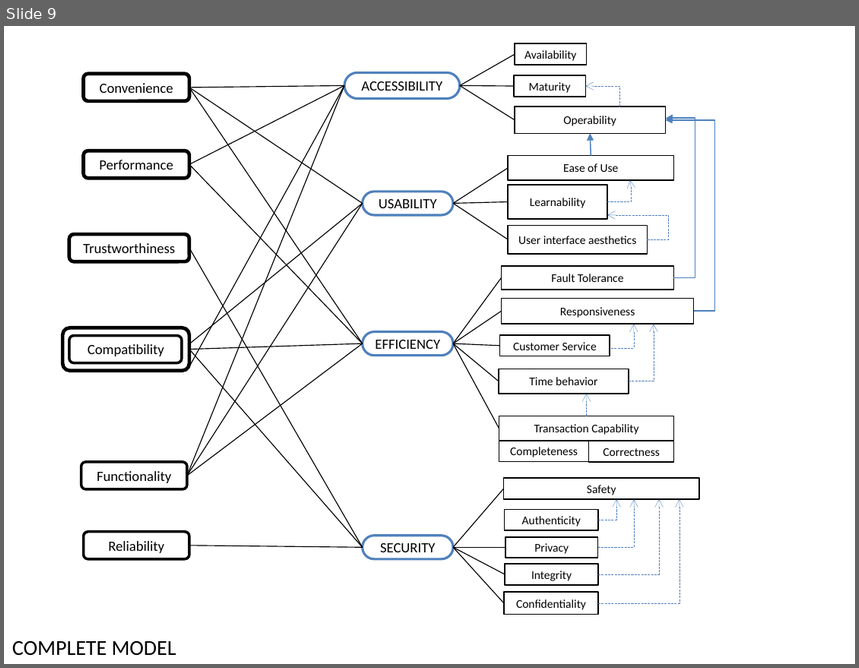
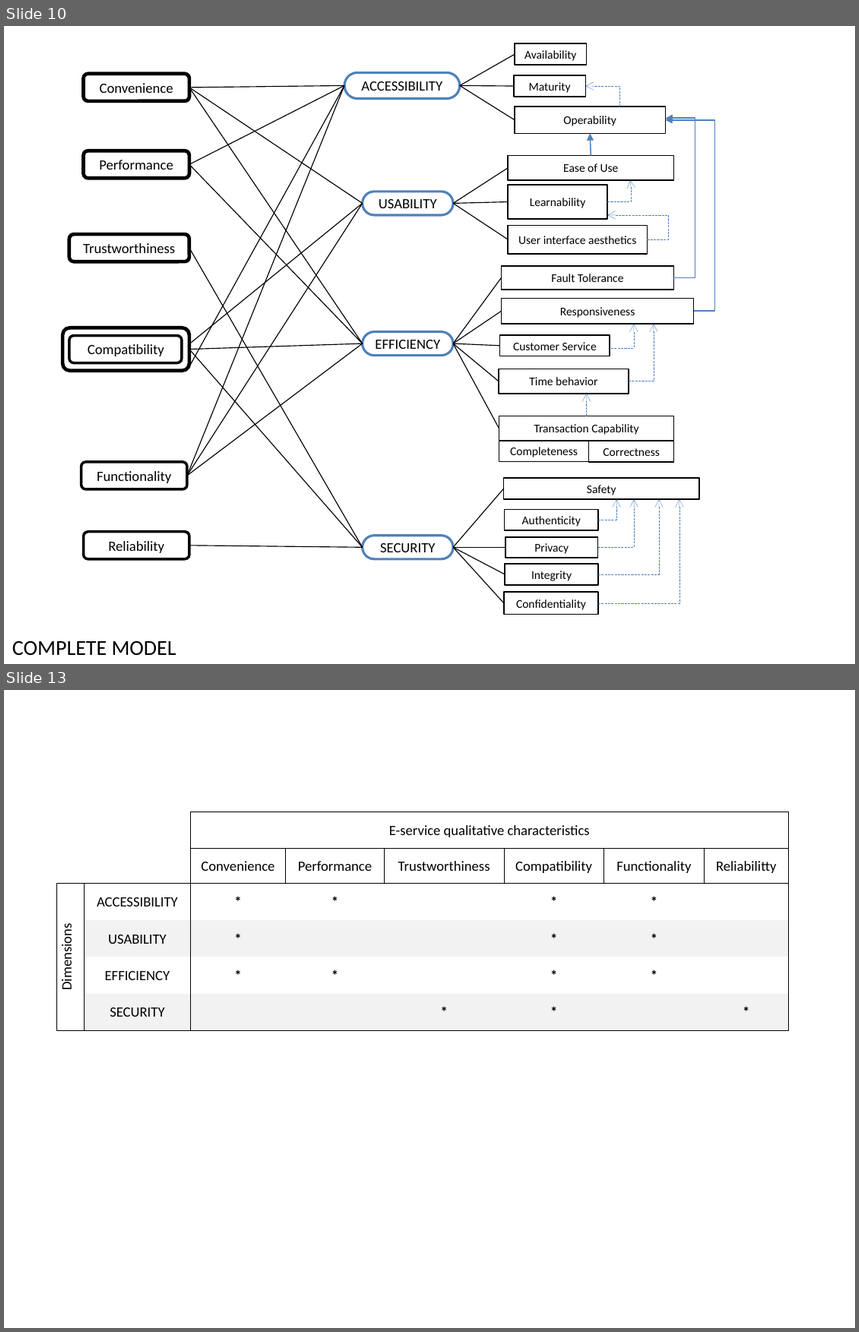
Before and after one commit to paxian/finalexam, a slide deck: model.pptx. Shown one above the other, each under a label of ours: slide 9 before the commit, slides 10 and 13 after it; the slides between them are not shown. The pictures are 859x668 and 859x1332 pixels, drawn with LibreOffice and Linux fonts; fonts in the diff are those of the drawing. Boxes give left, top, right and bottom in pixels: in the first picture for what was removed or moved away, otherwise in the second. Text is boxed around its words. In the diff, an @@ line names an element or a change of style, - is before the commit and + after.

```diff
--- a/model.pptx
+++ b/model.pptx
@@ slide 13 added at [4,690,855,1328], background #FFFFFF @@
@@ table added at [56,812,790,1030], 6 rows, 8 columns @@
+ |  | E-service qualitative characteristics |  |  |  |  | 
+ |  | Convenience | Performance | Trustworthiness | Compatibility | Functionality | Reliabilitty
+Dimensions | ACCESSIBILITY | * | * |  | * | * | 
+ | USABILITY | * |  |  | * | * | 
+ | EFFICIENCY | * | * |  | * | * | 
+ | SECURITY |  |  | * | * |  | *
@@ what was slide 9 is now slide 10 @@
```
Also in this commit, not shown: 1 slide changed, 3 other slides added, 1 other file.
